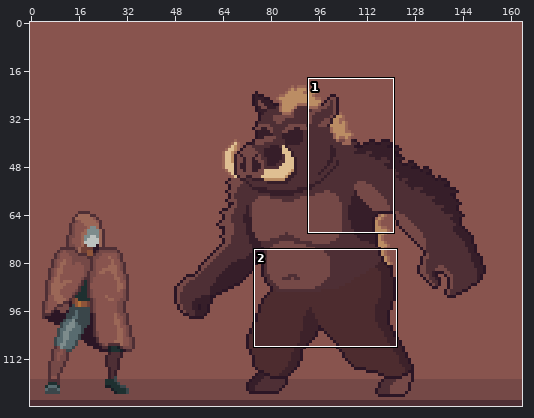
Two versions of one pixel-art file, Personal_Roberto/ASEPRITE/3. Enemies/BÁSICOS/Jabalí/Jabalí.aseprite. Above, an overview of the earlier version with the close-up marked.
Close-up. The starting point:
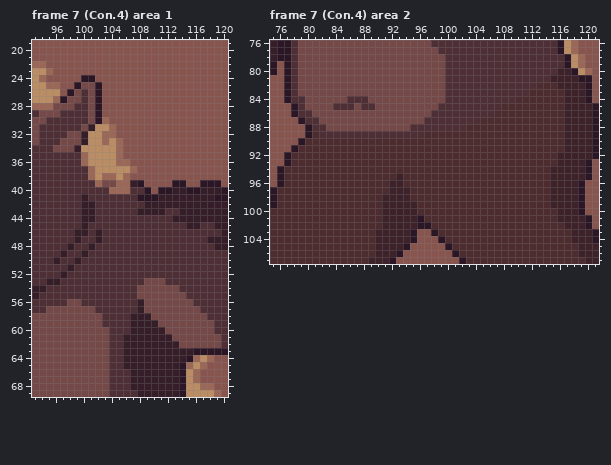
164x128 pixels, 7 frames. Colours within 5 levels of each other are drawn and written as one. Shown: frame 7 (Con.4) area 1: x 93..120, y 19..69; frame 7 (Con.4) area 2: x 75..121, y 76..107. The commit also changed other frames or places, which this record leaves out.
The result:
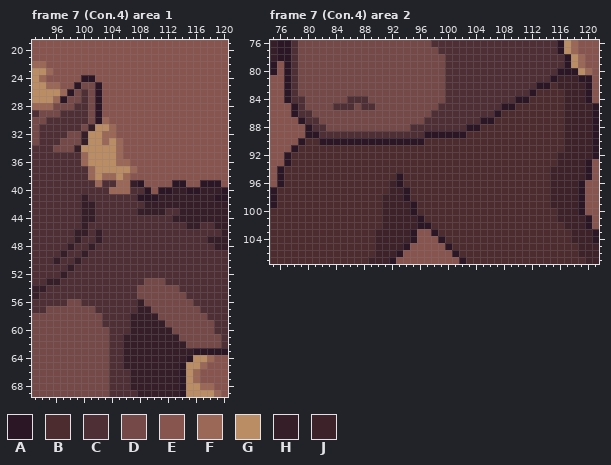
Palette (. is transparent): A #2b1625  B #4d2c2f  C #4e2f35  D #754947  E #88544e  F #9b6757  G #bb8d64  H #361e29  J #3d222a
The edit:
Frame 7 (Con.4) area 1, layers "Layer 4", "Flattened":
y 26: x 97 E -> F
y 39: x 103..104 DD -> CC
y 57: x 109 D -> H
y 58: x 110 D -> H
y 59: x 111 D -> H
y 60: x 112 D -> H
y 61: x 113 D -> H
y 62: x 114 D -> H
y 64: x 116 F -> G
y 65: x 115 F -> G
Frame 7 (Con.4) area 2, layer "Layer 3":
y 80: x 116..117 JJ -> AA
y 81: x 115 J -> A
y 82: x 113..114 BB -> AA
y 83: x 112 B -> A
y 84: x 110..111 BB -> AA
y 85: x 108..109 BB -> AA
y 86: x 107 B -> A
y 87: x 105..106 BB -> AA
y 88: x 103..104 BB -> AA
y 89: x 81 B -> A; x 97..102 BBBBBB -> AAAAAA
y 90: x 82..96 BBBBBBBBBBBBBBB -> AAAAAAAAAAAAAAA
y 95..96: x 93 J -> A
y 97..98: x 94 J -> A
y 99..100: x 95 J -> A
